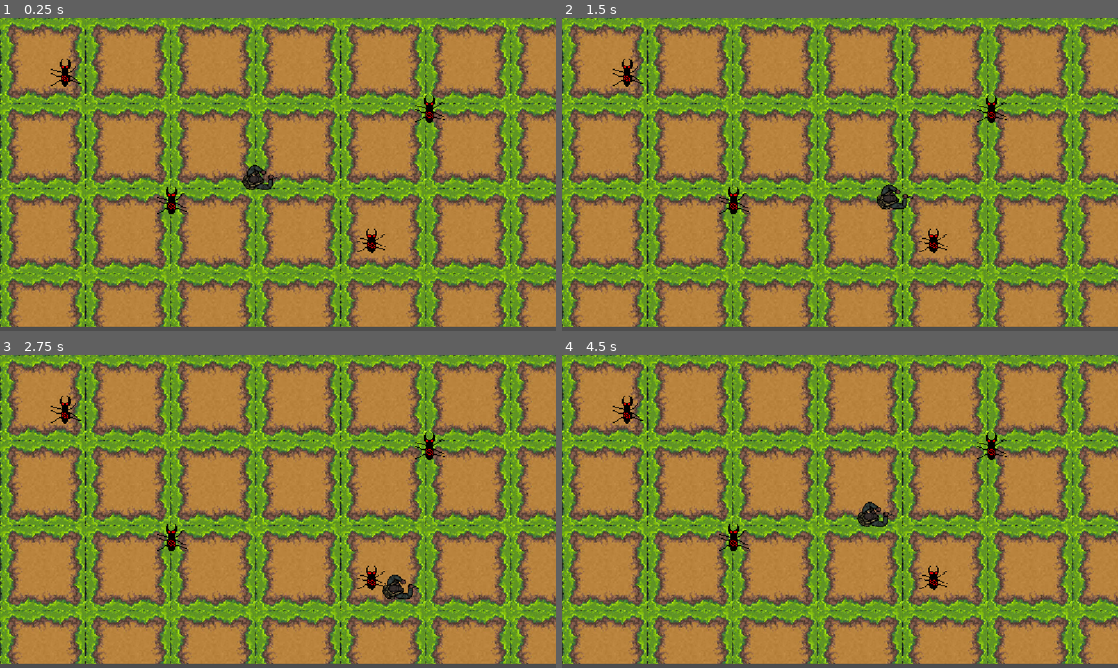
Above: before the commit, frames 1-4 (two rows, left to right).
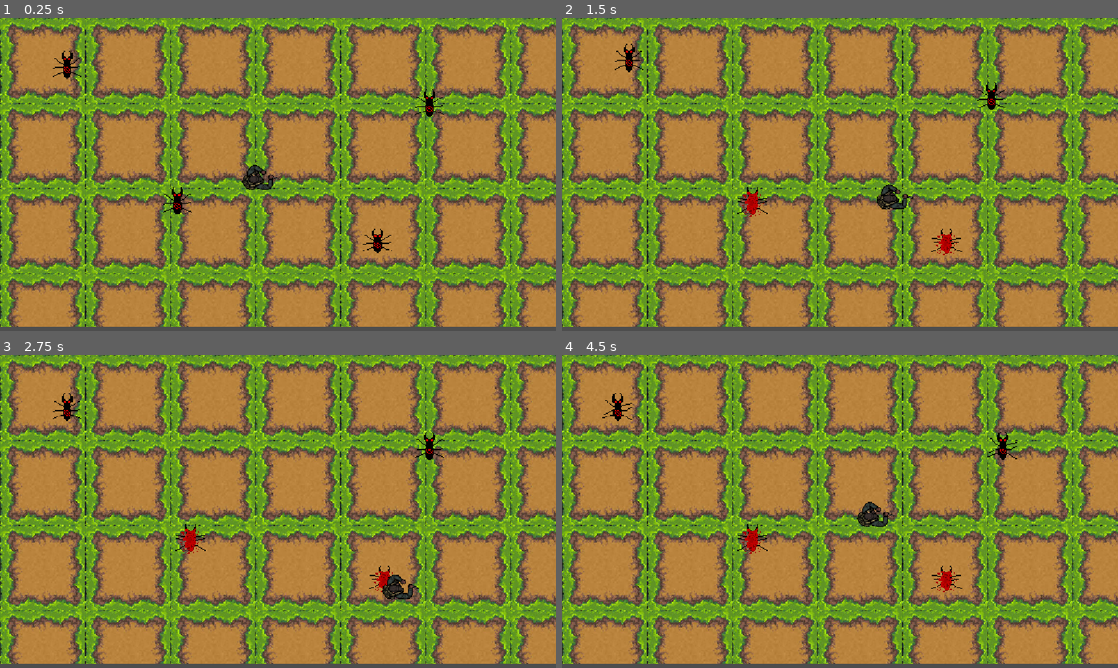
Above: after the commit, the same moments.

Repository: vladydad/Invasion_godot
Game: Godot game, scene res://NPC/NPC.tscn
The game is run twice, just before and just after one commit, with the same random seed, the same clock (stepped at 60 frames per second) and the same inputs.
Inputs (mouse positions are in pixels of both pictures, inside the frame that each line leads up to):
- Up to frame 1 (0.25 s): no input
- Up to frame 2 (1.5 s): tap Enter (ui_accept) at 0.5, 0.77 s; move the mouse to (962, 158) at 0.52 s; hold Right (ui_right) 0.53-1.28 s; click (962, 158) at 0.6 s; move the mouse to (728, 190) at 1.27 s; hold Down (ui_down) from 1.28 s (still down); click (728, 190) at 1.35 s
- Up to frame 3 (2.75 s): tap Enter (ui_accept) at 1.52 s; move the mouse to (333, 442) at 2.02 s; release Down (ui_down) at 2.03 s; hold Right (ui_right) from 2.03 s (still down); click (333, 442) at 2.1 s
- Up to frame 4 (4.5 s): move the mouse to (812, 574) at 2.77 s; release Right (ui_right) at 2.78 s; hold Up (ui_up) 2.78-3.53 s; click (812, 574) at 2.85 s; tap Enter (ui_accept) at 3.02, 3.77 s; move the mouse to (1006, 558) at 3.52 s; hold Left (ui_left) from 3.53 s (still down); click (1006, 558) at 3.6 s; move the mouse to (673, 464) at 4.27 s; click (673, 464) at 4.35 s

The runs differ from the first frame. In frame 1, 0.7% of the frame differs, in the area x 9-80%, y 10-76%; in frame 2, 1.0%; in frame 3, 0.8%; in frame 4, 1.1%, in the area x 7-82%, y 12-76%.
Error before the commit: Parse Error: Variable "player_near" has the same name as a previously declared variable. (res://NPC/MAIN_NPC.gd:9)

Commit message:
aaa

Diff:
--- a/invasion/NPC/MAIN_NPC.gd
+++ b/invasion/NPC/MAIN_NPC.gd
@@ -1,11 +1,10 @@
+
 extends CharacterBody2D
 
 var speed = 50
 var direction = Vector2.RIGHT
 var stopped = false
 var dead = false
-var player_near = false
-var talking = false
 var player_near = false
 var talking = false
 
@@ -69,6 +68,9 @@
 		direction = Vector2.DOWN
 
 func _process(delta):
+	if dead:
+		return
+
 	if player_near and Input.is_action_just_pressed("interact"):
 		talking = true
 
--- a/invasion/NPC/NPC.tscn
+++ b/invasion/NPC/NPC.tscn
@@ -978,7 +978,7 @@
 script = ExtResource("7_cy3bc")
 
 [node name="CollisionShape2D" type="CollisionShape2D" parent="NPC1/Area2D" unique_id=1909058975]
-position = Vector2(134, 117.000015)
+position = Vector2(-226, -47)
 shape = SubResource("CapsuleShape2D_p0soq")
 
 [node name="NPC2" type="CharacterBody2D" parent="." unique_id=555378700 groups=["npcs"]]
@@ -1003,7 +1003,7 @@
 [node name="AnimatedSprite2D" type="AnimatedSprite2D" parent="NPC3" unique_id=1161077879]
 z_index = 1
 z_as_relative = false
-position = Vector2(134.99997, 110.000015)
+position = Vector2(138.99998, 105.00001)
 scale = Vector2(0.11367172, 0.096354194)
 sprite_frames = SubResource("SpriteFrames_ial2q")
 animation = &"IDLE"
